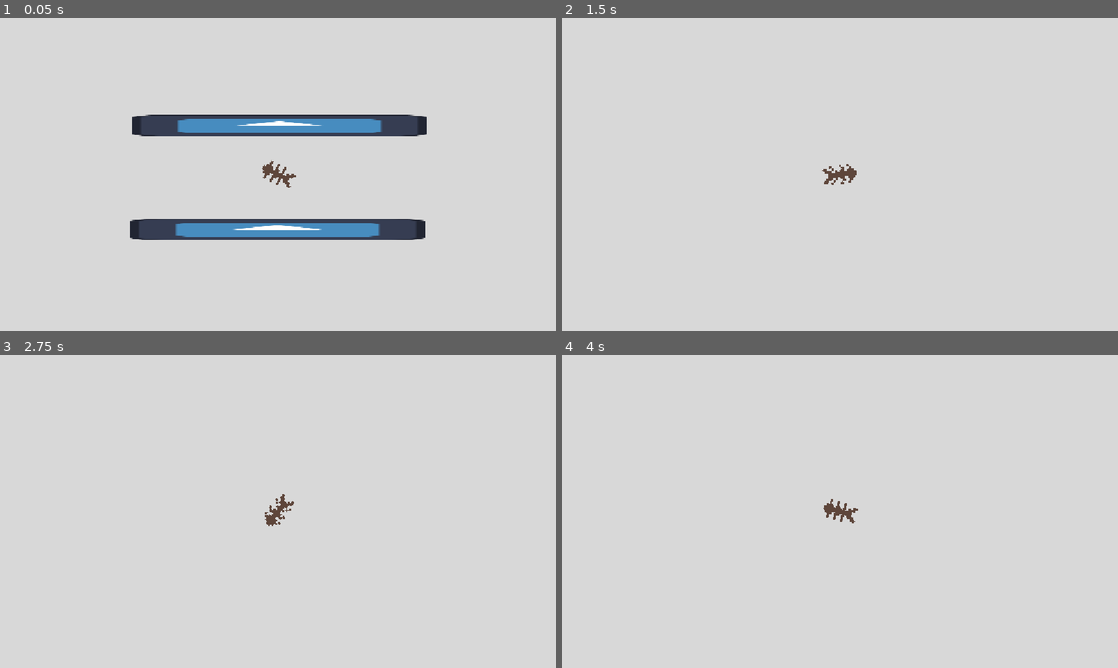
Above: before the commit, frames 1-4 (two rows, left to right).
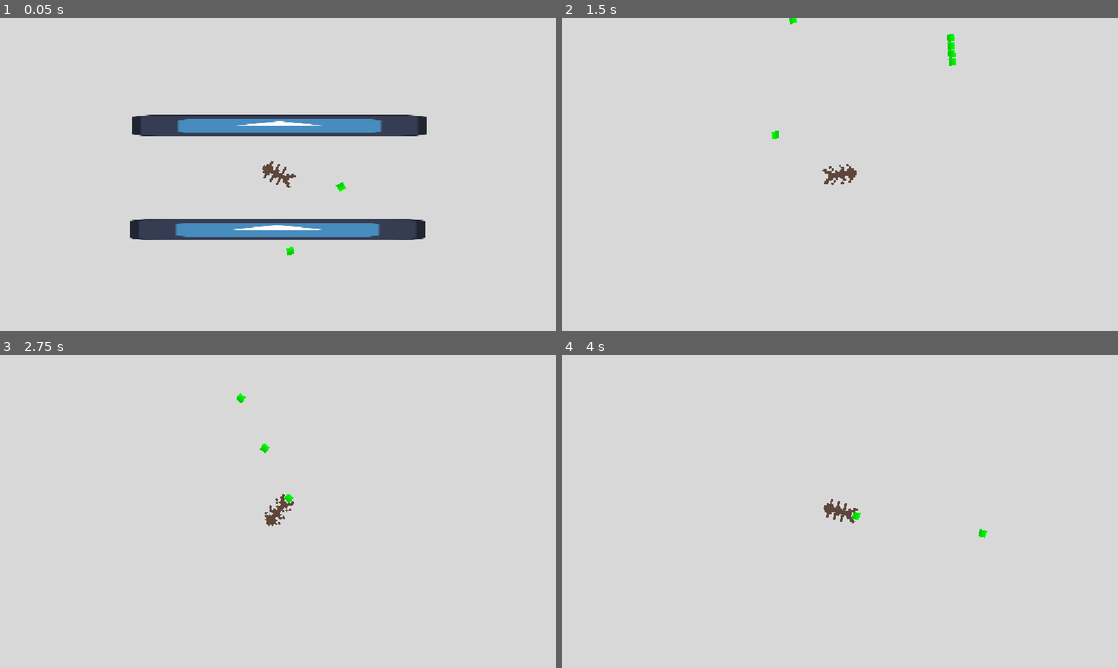
Above: after the commit, the same moments.

Repository: XBotDoesStuff/DTAS-1.5
Game: Godot game, scene res://Levels/testing-floor.tscn
The game is run twice, just before and just after one commit, with the same random seed, the same clock (stepped at 60 frames per second) and the same inputs. The engine's default icon, where the game draws it, is replaced by a stand-in: a white triangle on a blue panel in a dark square.
Inputs (mouse positions are in pixels of both pictures, inside the frame that each line leads up to):
- Up to frame 1 (0.05 s): no input
- Up to frame 2 (1.5 s): tap Enter at 0.5 s; move the mouse to (962, 158) at 0.52 s; press the mouse at (962, 158) at 0.53 s; hold D (move_right) 0.53-1.28 s; tap Space (dash) at 0.6 s; move the mouse to (728, 190) at 1.27 s; release the mouse at (728, 190) at 1.28 s; hold S (move_down) from 1.28 s (still down); click (728, 190) at 1.35 s
- Up to frame 3 (2.75 s): tap Space (dash) at 1.55, 2, 2.1 s; move the mouse to (333, 442) at 2.02 s; release S (move_down) at 2.03 s; press the mouse at (333, 442) at 2.03 s; hold D (move_right) from 2.03 s (still down)
- Up to frame 4 (4 s): move the mouse to (812, 574) at 2.77 s; release D (move_right) at 2.78 s; release the mouse at (812, 574) at 2.78 s; hold W (move_up) 2.78-3.53 s; click (812, 574) at 2.85 s; tap Space (dash) at 3.05, 3.6 s; move the mouse to (1006, 558) at 3.52 s; press the mouse at (1006, 558) at 3.53 s; hold A (move_left) from 3.53 s (still down)

The runs differ from the first frame. In frame 1, less than 0.1% of the frame differs, in the area x 51-63%, y 52-76%; in frame 2, 0.2%, in the area x 37-71%, y 0-39%; in frame 3, less than 0.1%; in frame 4, less than 0.1%.

Commit message:
Added ability to shoot HVBPs

Diff:
--- a/Levels/testing-floor.tscn
+++ b/Levels/testing-floor.tscn
@@ -1,7 +1,8 @@
-[gd_scene load_steps=4 format=3 uid="uid://pp6hsabsp20n"]
+[gd_scene load_steps=5 format=3 uid="uid://pp6hsabsp20n"]
 
 [ext_resource type="PackedScene" uid="uid://yd4kiqyhmuvt" path="res://Scenes/Player/Player.tscn" id="1_euc4a"]
 [ext_resource type="Texture2D" uid="uid://b3t031con5vbs" path="res://icon.svg" id="2_bjukw"]
+[ext_resource type="PackedScene" uid="uid://dmnbhkyedbr8s" path="res://Scenes/Projectiles/Player HVBP.tscn" id="3_xu3v5"]
 
 [sub_resource type="RectangleShape2D" id="RectangleShape2D_xu3v5"]
 size = Vector2(128.8004, 128)
@@ -35,3 +36,11 @@
 
 [node name="Sprite2D" type="Sprite2D" parent="Wall2"]
 texture = ExtResource("2_bjukw")
+
+[node name="PlayerHvbp" parent="." instance=ExtResource("3_xu3v5")]
+position = Vector2(666, 201)
+rotation = 1.097812
+
+[node name="PlayerHvbp2" parent="." instance=ExtResource("3_xu3v5")]
+position = Vector2(591, 428)
+rotation = -1.7261306
--- a/Scenes/Player/Player.tscn
+++ b/Scenes/Player/Player.tscn
@@ -1,7 +1,8 @@
-[gd_scene load_steps=7 format=3 uid="uid://yd4kiqyhmuvt"]
+[gd_scene load_steps=8 format=3 uid="uid://yd4kiqyhmuvt"]
 
 [ext_resource type="Texture2D" uid="uid://b1ma70blcw5y1" path="res://Scenes/Player/Sprites/Walking/pixil-layer-2.png" id="1_h54ih"]
 [ext_resource type="Script" uid="uid://cyv1wg80hcgnl" path="res://Scripts/player.gd" id="1_ude3g"]
+[ext_resource type="PackedScene" uid="uid://dmnbhkyedbr8s" path="res://Scenes/Projectiles/Player HVBP.tscn" id="2_jmcll"]
 [ext_resource type="Texture2D" uid="uid://b03oyivfutyrv" path="res://Scenes/Player/Sprites/Walking/pixil-layer-0.png" id="2_ude3g"]
 [ext_resource type="Texture2D" uid="uid://caod4ageyp1s" path="res://Scenes/Player/Sprites/Walking/pixil-layer-1.png" id="3_jmcll"]
 
@@ -28,8 +29,9 @@
 "speed": 5.0
 }]
 
-[node name="Player" type="CharacterBody2D"]
+[node name="Player" type="CharacterBody2D" groups=["player"]]
 script = ExtResource("1_ude3g")
+hvbp_scene = ExtResource("2_jmcll")
 
 [node name="CollisionShape2D" type="CollisionShape2D" parent="."]
 position = Vector2(2.5, 0)
@@ -49,4 +51,10 @@
 [node name="DashTimer" type="Timer" parent="."]
 one_shot = true
 
+[node name="Muzzle" type="Marker2D" parent="."]
+position = Vector2(35, 0)
+
+[node name="AtkTimer" type="Timer" parent="."]
+one_shot = true
+
 [connection signal="timeout" from="DashTimer" to="." method="_on_dash_timer_timeout"]
--- /dev/null
+++ b/Scenes/Projectiles/Player HVBP.tscn
@@ -0,0 +1,29 @@
+[gd_scene load_steps=5 format=3 uid="uid://dmnbhkyedbr8s"]
+
+[ext_resource type="Script" uid="uid://cegyxtg45iaos" path="res://Scripts/player_hvbp.gd" id="1_y63gp"]
+
+[sub_resource type="RectangleShape2D" id="RectangleShape2D_molib"]
+size = Vector2(15, 15)
+
+[sub_resource type="Gradient" id="Gradient_y63gp"]
+colors = PackedColorArray(0, 0.78431374, 0, 1, 0, 1, 0, 1)
+
+[sub_resource type="GradientTexture2D" id="GradientTexture2D_aa866"]
+gradient = SubResource("Gradient_y63gp")
+width = 15
+height = 15
+
+[node name="PlayerHvbp" type="Area2D" groups=["allyProjectile"]]
+script = ExtResource("1_y63gp")
+
+[node name="CollisionShape2D" type="CollisionShape2D" parent="."]
+shape = SubResource("RectangleShape2D_molib")
+
+[node name="Sprite2D" type="Sprite2D" parent="."]
+texture = SubResource("GradientTexture2D_aa866")
+
+[node name="TtlTimer" type="Timer" parent="."]
+one_shot = true
+
+[connection signal="body_entered" from="." to="." method="_on_body_entered"]
+[connection signal="timeout" from="TtlTimer" to="." method="_on_ttl_timer_timeout"]
--- a/Scripts/player.gd
+++ b/Scripts/player.gd
@@ -1,10 +1,23 @@
 extends CharacterBody2D
 
-@export var speed = 800
-@export var dash_speed = 2500
+@export_category("Movement")
+@export var speed = 800.0
+@export var dash_speed = 2500.0
 @export var dash_length = 0.2
 var dash_vector
 var is_dashing = false
+
+@export_category("Combat")
+@export var atk_cooldown = 0.1
+var max_hp = 100
+var hp = 100
+
+@export_category("Hunger")
+@export var hunger_drain : float
+var max_hunger
+var hunger
+
+@export var hvbp_scene : PackedScene
 
 var screen_size
 var mouse_pos
@@ -38,6 +51,10 @@
 	mouse_pos = get_global_mouse_position()
 	look_at(mouse_pos)
 
+	if not is_dashing:
+		if Input.is_action_pressed("fire"):
+			fire_hvbp()
+
 # Gets the current vector of the player and dashes
 func dash():
 	print("dashing...")
@@ -48,3 +65,11 @@
 
 func _on_dash_timer_timeout() -> void:
 	is_dashing = false
+
+func fire_hvbp():
+	if $AtkTimer.time_left == 0:
+		$AtkTimer.wait_time = atk_cooldown
+		$AtkTimer.start()
+		var hvbp_instance = hvbp_scene.instantiate()
+		owner.add_child(hvbp_instance)
+		hvbp_instance.transform = $Muzzle.global_transform
--- /dev/null
+++ b/Scripts/player_hvbp.gd
@@ -0,0 +1,19 @@
+extends Area2D
+
+@export var bullet_speed = 1000
+@export var time_to_live = 5
+
+# Called every frame. 'delta' is the elapsed time since the previous frame.
+func _ready() -> void:
+	$TtlTimer.wait_time = time_to_live
+	$TtlTimer.start()
+
+func _process(delta: float) -> void:
+	position += transform.x * bullet_speed * delta
+
+func _on_body_entered(body: Node2D) -> void:
+	if not body.is_in_group("player"):
+		queue_free()
+
+func _on_ttl_timer_timeout() -> void:
+	queue_free()
--- a/project.godot
+++ b/project.godot
@@ -18,6 +18,12 @@
 [display]
 
 window/stretch/mode="canvas_items"
+
+[global_group]
+
+player=""
+enemyProjectile=""
+allyProjectile=""
 
 [input]
 
Not shown, added: Scripts/player_hvbp.gd.uid
